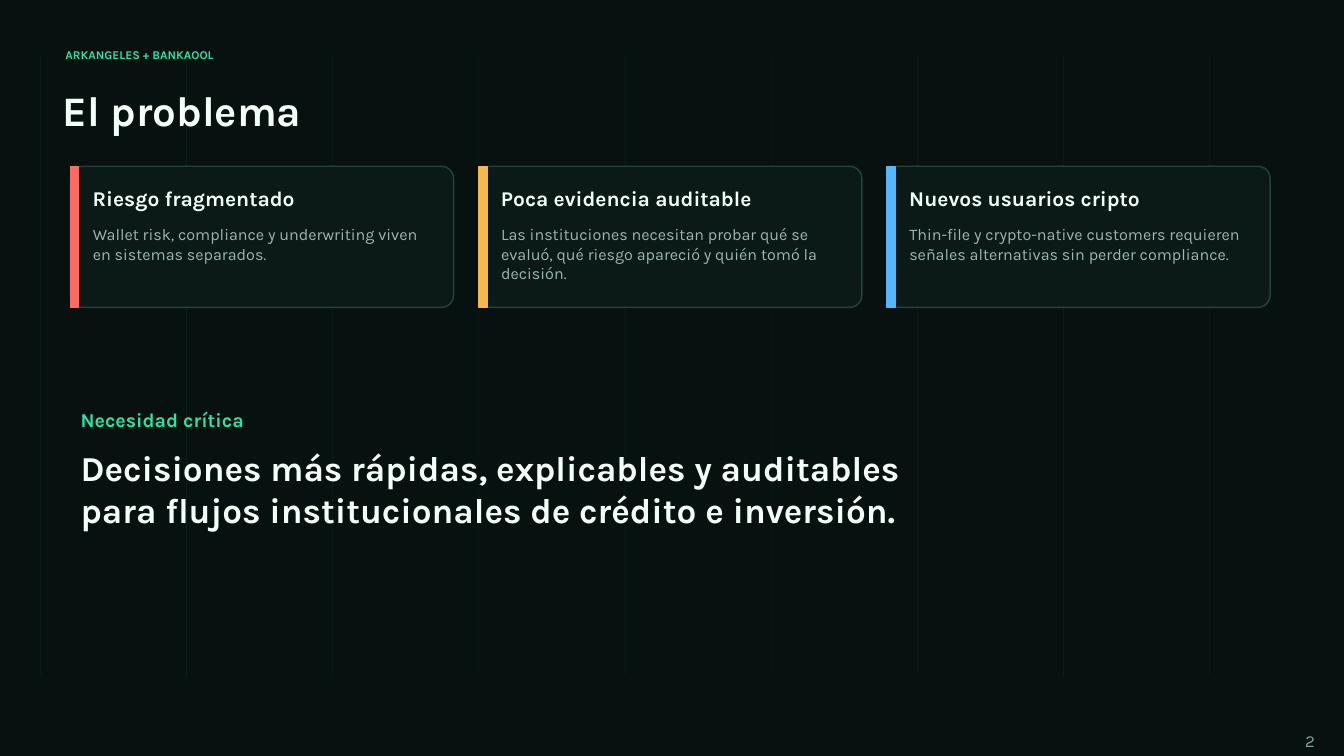
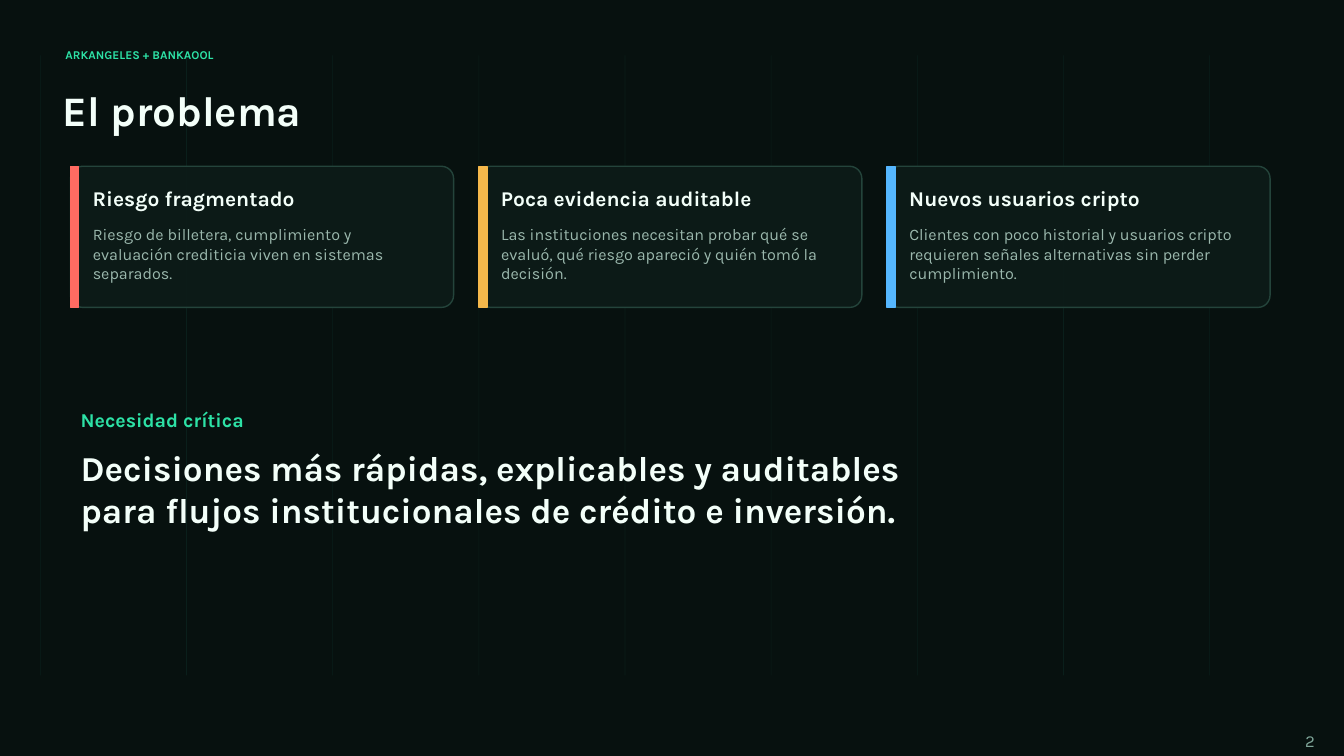
Before and after one commit to felirami/ArkScore, a slide deck: slide 2 of ArkScore-Pitch-Deck-ES.pptx. Drawn at 1344x756 pixels with LibreOffice and Linux fonts; fonts in the diff are those of the drawing. Boxes give left, top, right and bottom in pixels: in the first picture for what was removed or moved away, otherwise in the second. Text is boxed around its words. In the diff, an @@ line names an element or a change of style, - is before the commit and + after.

```diff
--- a/ArkScore-Pitch-Deck-ES.pptx
+++ b/ArkScore-Pitch-Deck-ES.pptx
@@ text at (93,229,383,283): text changed @@
-Wallet risk, compliance y underwriting viven en sistemas separados.
+Riesgo de billetera, cumplimiento y evaluación crediticia viven en sistemas separados.
@@ text at (909,229,1232,283): text changed @@
-Thin-file y crypto-native customers requieren señales alternativas sin perder compliance.
+Clientes con poco historial y usuarios cripto requieren señales alternativas sin perder cumplimiento.
```
Also in this commit, not shown: 7 other slides changed, 1 other file.
